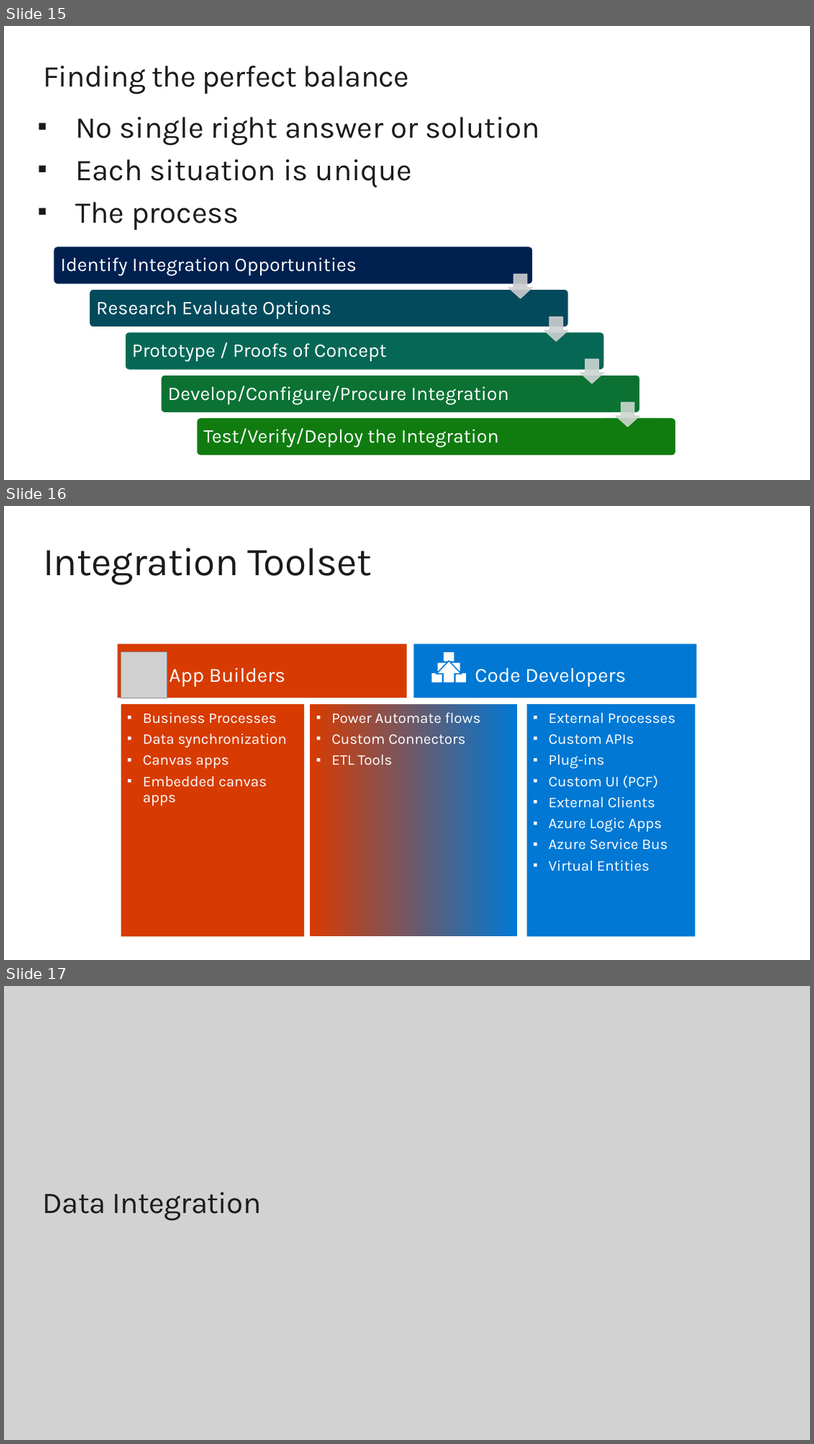
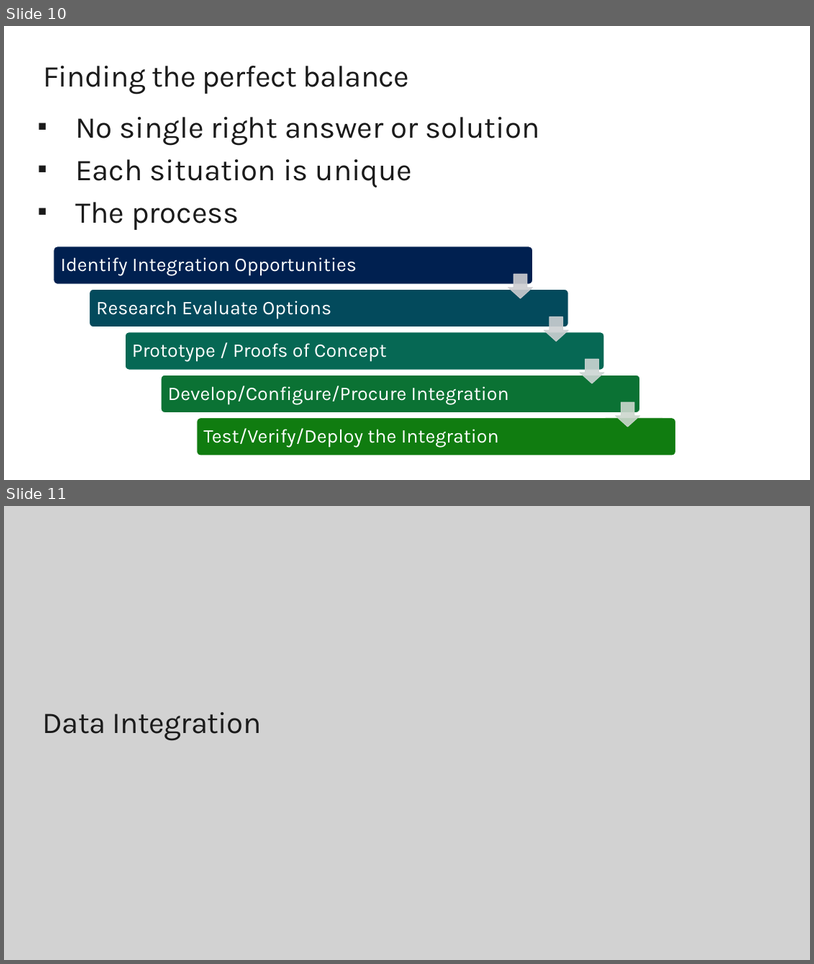
Before and after one commit to sumiticfai196/Batch-23-EY, a slide deck: M11 Integration.pptx. Shown one above the other, each under a label of ours: slides 15, 16 and 17 before the commit, slides 10 and 11 after it. The pictures are 814x1444 and 814x964 pixels, drawn with LibreOffice and Linux fonts; fonts in the diff are those of the drawing; grey boxes stand for pictures; background and template pictures are left out. Boxes give left, top, right and bottom in pixels: in the first picture for what was removed or moved away, otherwise in the second. Text is boxed around its words. In the diff, an @@ line names an element or a change of style, - is before the commit and + after.

```diff
--- a/M11 Integration.pptx
+++ b/M11 Integration.pptx
@@ slide 16 removed at box(4, 506, 810, 960), background #FFFFFF @@
@@ title removed at box(43, 548, 372, 585) @@
-Integration Toolset
@@ rectangle removed at box(118, 644, 407, 698) @@
-App Builders
@@ picture removed at box(121, 652, 167, 698) @@
@@ rectangle removed at box(414, 644, 697, 698) @@
-Code Developers
@@ freeform shape removed at box(432, 652, 467, 682) @@
@@ rectangle removed at box(121, 704, 305, 936) @@
-  ▪ Business Processes
-  ▪ Data synchronization
-  ▪ Canvas apps
-  ▪ Embedded canvas apps
@@ rectangle removed at box(310, 704, 517, 936) @@
-  ▪ Power Automate flows
-  ▪ Custom Connectors
-  ▪ ETL Tools
@@ rectangle removed at box(527, 704, 695, 936) @@
-  ▪ External Processes
-  ▪ Custom APIs
-  ▪ Plug-ins
-  ▪ Custom UI (PCF)
-  ▪ External Clients
-  ▪ Azure Logic Apps
-  ▪ Azure Service Bus
-  ▪ Virtual Entities
@@ what was slide 15 is now slide 10 @@
@@ what was slide 17 is now slide 11 @@
```
Also in this commit, not shown: 10 other slides removed, 2 other files.
